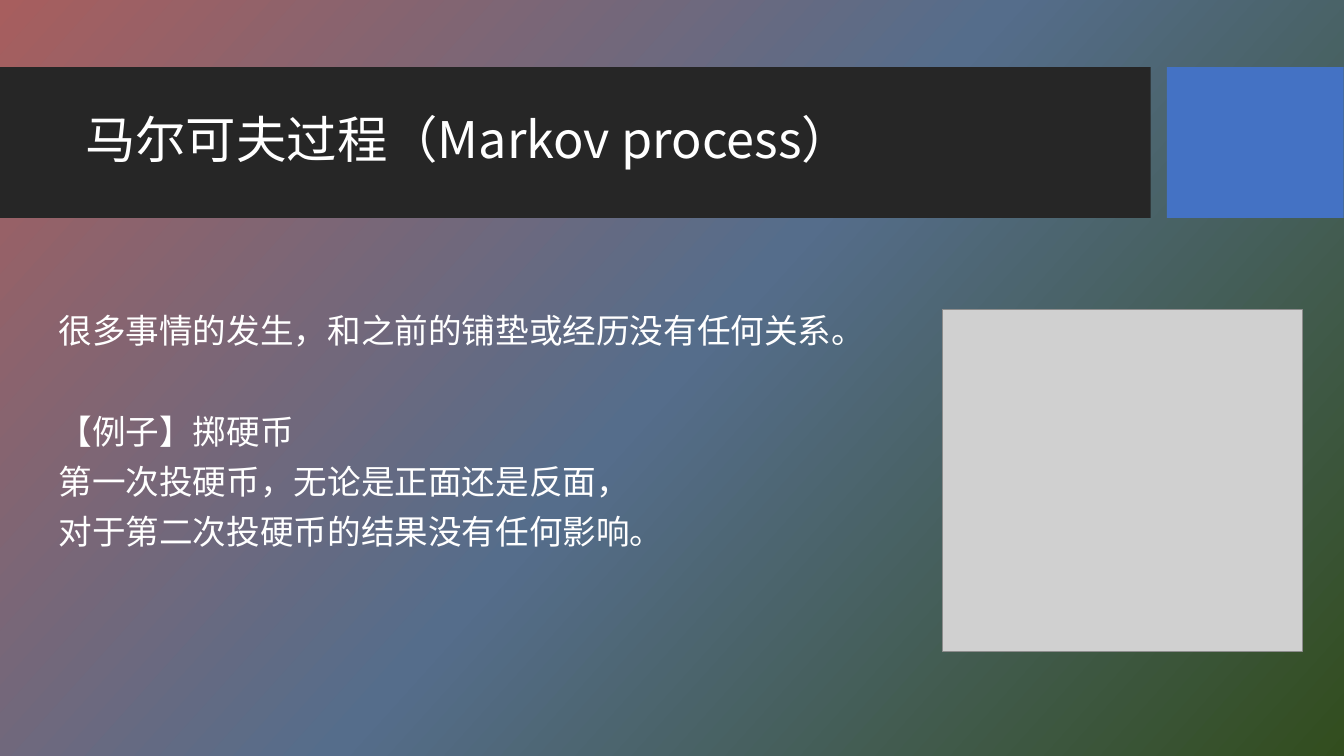
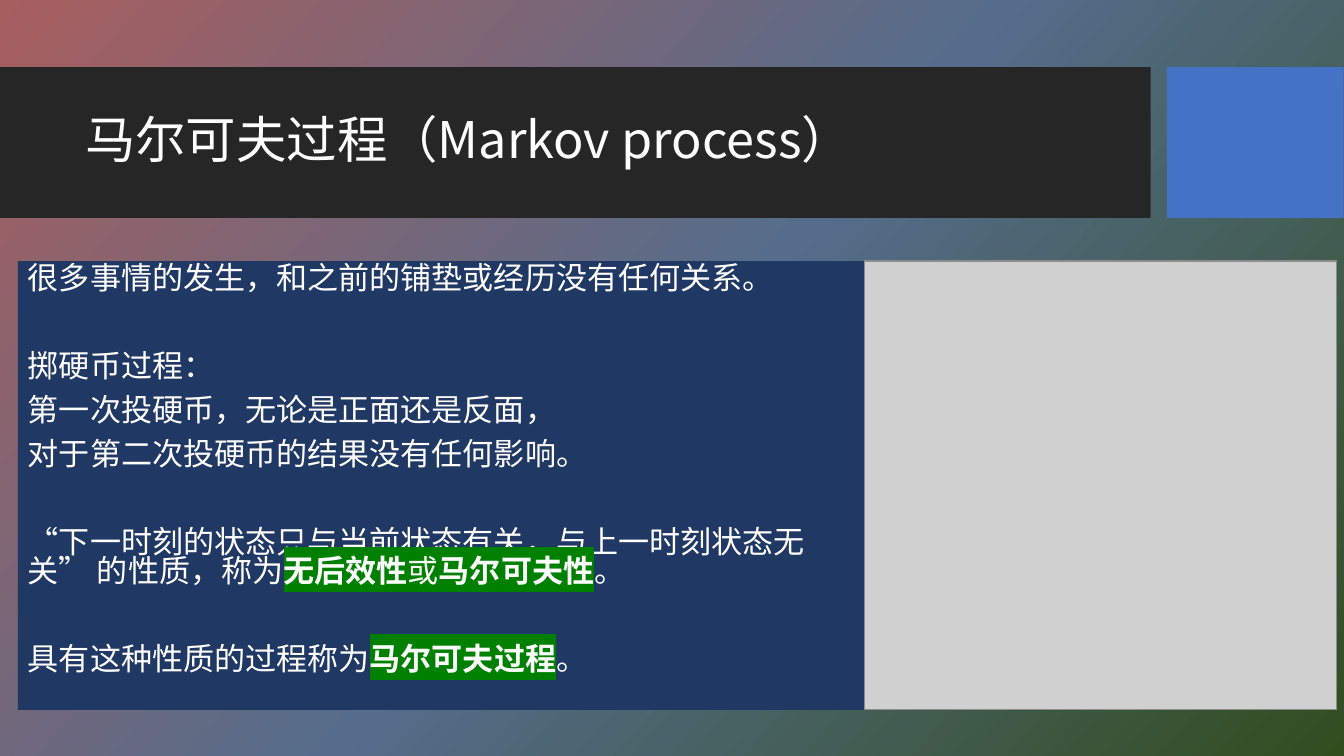
Before and after one commit to HBU/NLP_PPT, a slide deck: slide 4 of PPT-2020/ch04 隐马尔科夫模型.pptx. Drawn at 1344x756 pixels with LibreOffice and Linux fonts; fonts in the diff are those of the drawing; grey boxes stand for pictures; background and template pictures are left out. Boxes give left, top, right and bottom in pixels: in the first picture for what was removed or moved away, otherwise in the second. Text is boxed around its words. In the diff, an @@ line names an element or a change of style, - is before the commit and + after.

```diff
--- a/PPT-2020/ch04 隐马尔科夫模型.pptx
+++ b/PPT-2020/ch04 隐马尔科夫模型.pptx
@@ text "很多事情的发生，和之前的铺垫或经历没有任何关系。": place and size @@
-text "很多事情的发生，和之前的铺垫或经历没有任何关系。" at [59, 314, 865, 547]
+text "很多事情的发生，和之前的铺垫或经历没有任何关系。" at [18, 261, 865, 710]
@@ text "很多事情的发生，和之前的铺垫或经历没有任何关系。" at [18, 261, 865, 710]: fill none to #203864 @@
@@ text at [28, 258, 774, 468]: size 24 to 22.2 pt in "很多事情的发生，和之前的铺垫或经历没有任何关系。", "第一次投硬币，无论是正面还是反面，", "对于第二次投硬币的结果没有任何影响。"; line spacing 0.9 to 0.8 @@
@@ picture: place and size @@
-picture at [943, 310, 1303, 651]
+picture at [864, 261, 1337, 710]
@@ text at [28, 351, 214, 380]: text changed; size 24 to 22.2 pt @@
-【例子】掷硬币
+掷硬币过程：
@@ text at [28, 526, 805, 679]: paragraphs added @@
+“下一时刻的状态只与当前状态有关，与上一时刻状态无关” 的性质，称为无后效性或马尔可夫性。
+具有这种性质的过程称为马尔可夫过程。
```
Also in this commit, not shown: 3 other slides changed, 1 slide added, 1 slide removed, 2 other files.
